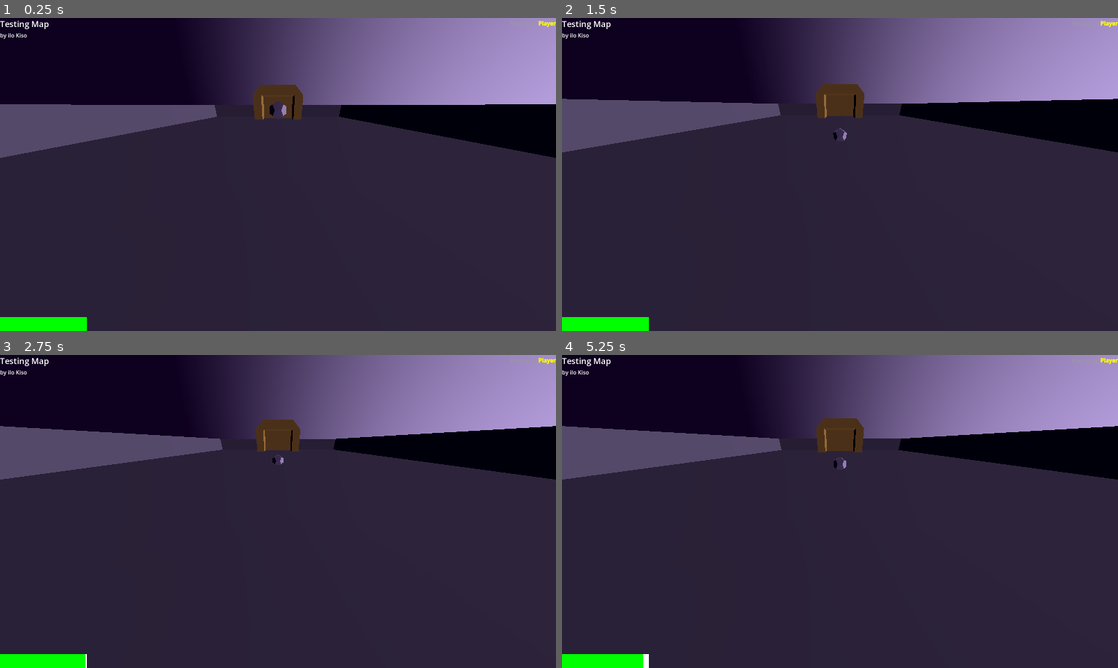
Above: before the commit, frames 1-4 (two rows, left to right).
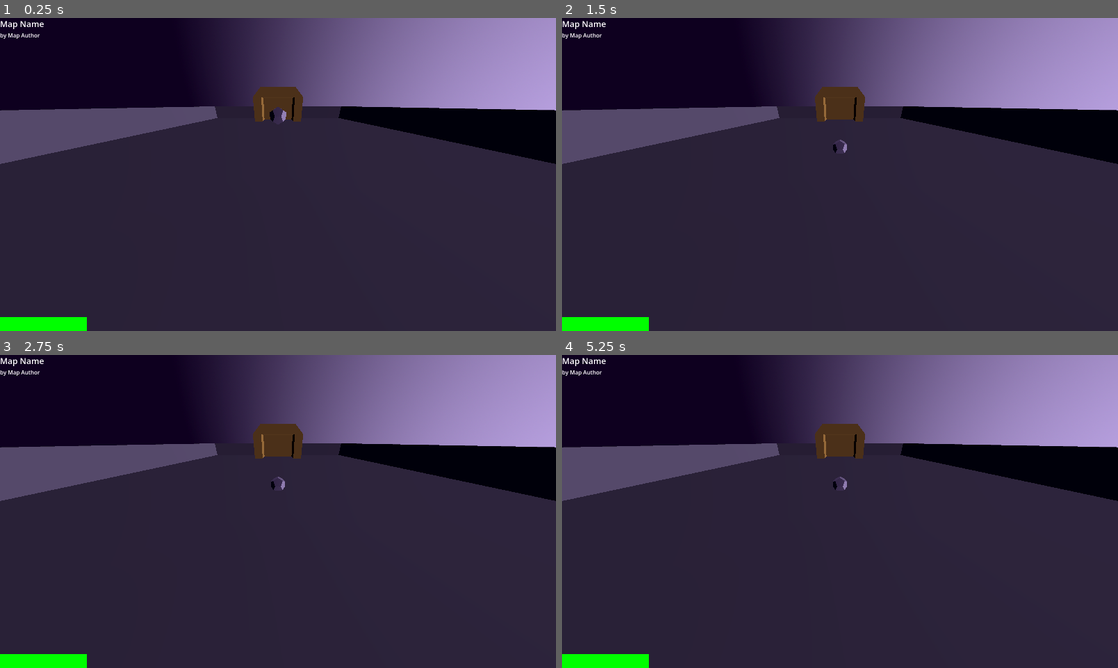
Above: after the commit, the same moments.

Repository: Matto58/dodecahedronfootball
Game: Godot game, scene res://maps/testmap.tscn
Two runs of this game, one before a commit and one after it. Both use one fixed random seed, a clock stepped at 60 frames per second and the inputs below. This scene is started directly instead of the project's main scene.
Inputs:
- Up to frame 1 (0.25 s): no input
- Up to frame 2 (1.5 s): hold D (right) 0.53-1.28 s; hold Shift (sprint) 0.53-1.28 s; tap Enter at 1.25 s; hold S (backward) from 1.28 s (still down); tap Space (yump) at 1.35 s
- Up to frame 3 (2.75 s): release S (backward) at 2.03 s; hold D (right) from 2.03 s (still down); hold Shift (sprint) from 2.03 s (still down)
- Up to frame 4 (5.25 s): tap Space (yump) at 2.75, 2.85, 4.35 s; release D (right) at 2.78 s; release Shift (sprint) at 2.78 s; hold W (forward) 2.78-3.53 s; hold Shift (sprint) 3.53-4.28 s; hold A (left) 3.53-5.03 s; tap Enter at 4.25 s; hold S (backward) from 5.03 s (still down); hold Shift (sprint) from 5.03 s (still down)

The runs differ from the first frame. In frame 1, 2.3% of the frame differs, in the area x 0-100%, y 0-47%; in frame 2, 4.1%; in frame 3, 7.4%; in frame 4, 7.4%, in the area x 0-100%, y 0-100%.
Error after the commit: Parse Error: Could not find type "PlayerHUD" in the current scope. (res://scripts/player.gd:13)

Commit message:
add better way to play goal animation, remove hud class since it was only necessary to play goal animation, make goal work for yellow goal too

Diff:
--- a/maps/testmap.tscn
+++ b/maps/testmap.tscn
@@ -99,11 +99,9 @@
 [node name="CollisionShape3D" type="CollisionShape3D" parent="oob detector" unique_id=742437213]
 shape = SubResource("BoxShape3D_8vdae")
 
-[node name="goalpurple" parent="." unique_id=9225472 node_paths=PackedStringArray("players") instance=ExtResource("5_7jtoi")]
+[node name="goalpurple" parent="." unique_id=9225472 instance=ExtResource("5_7jtoi")]
 transform = Transform3D(-4.371139e-08, 0, -1, 0, 1, 0, 1, 0, -4.371139e-08, -18.5, 0, 0)
-players = [NodePath("../player")]
 
-[node name="goalyellow" parent="." unique_id=146667370 node_paths=PackedStringArray("players") instance=ExtResource("5_7jtoi")]
+[node name="goalyellow" parent="." unique_id=146667370 instance=ExtResource("5_7jtoi")]
 transform = Transform3D(-4.371139e-08, 0, 1, 0, 1, 0, -1, 0, -4.371139e-08, 18.5, 0, 0)
 isYellow = true
-players = [NodePath("../player")]
--- a/scenes/hud.tscn
+++ b/scenes/hud.tscn
@@ -1,7 +1,6 @@
 [gd_scene format=3 uid="uid://6glcw70ftxdt"]
 
 [ext_resource type="Animation" uid="uid://c8mfk61sdi6bb" path="res://anims/goal.tres" id="1_ahhtf"]
-[ext_resource type="Script" uid="uid://cpcmu1pwi2veb" path="res://scripts/classes/hud.gd" id="1_oo0fn"]
 
 [sub_resource type="SystemFont" id="SystemFont_onrkg"]
 font_names = PackedStringArray("Comic Sans MS")
@@ -75,8 +74,6 @@
 anchors_preset = 0
 offset_right = 40.0
 offset_bottom = 40.0
-script = ExtResource("1_oo0fn")
-metadata/_custom_type_script = "uid://cpcmu1pwi2veb"
 
 [node name="AnimationPlayer" type="AnimationPlayer" parent="." unique_id=535505855]
 libraries/ = SubResource("AnimationLibrary_ahhtf")
--- a/scripts/classes/goal.gd
+++ b/scripts/classes/goal.gd
@@ -7,7 +7,6 @@
 @export var isYellow: bool = false
 @export var purpleMaterial: StandardMaterial3D
 @export var yellowMaterial: StandardMaterial3D
-@export var players: Array[Player]
 
 var onGoalScore: Signal
 
@@ -18,10 +17,6 @@
 		if body.name != "ball": return
 		print("firing off! ball has entered goal enter area")
 		if not canScoreBall: return
-		for p in players:
-			# reverse colors - if someone scores into the purple goal, we wanna show the goal counts to the yellow team and vice versa
-			p.hud.goalLabel.label_settings.font_color = Color(0.5, 0, 1) if isYellow else Color(1, 1, 0)
-			p.hud.animationPlayer.play("goal")
 		canScoreBall = false
 		onGoalScore.emit(isYellow)
 	)
--- a/scripts/classes/hud.gd
+++ /dev/null
@@ -1,11 +0,0 @@
-extends Control
-
-class_name PlayerHUD
-
-@export_group("Programatically set values")
-@export var animationPlayer: AnimationPlayer
-@export var goalLabel: Label
-
-func _ready() -> void:
-	animationPlayer = $AnimationPlayer
-	goalLabel = $goallabel
--- a/scripts/map_logic.gd
+++ b/scripts/map_logic.gd
@@ -7,13 +7,17 @@
 	$ball.linear_velocity = Vector3.ZERO
 	$ball.global_position = $"ball reset point".global_position
 
+func onGoal(yello: bool):
+	if yello: scoreYellow += 1
+	else: scorePurple += 1
+	$player/Camera3D/HUD/goalLabel.label_settings.font_color = Color(1, 1, 0) if yello else Color(0.5, 0, 1)
+	$player/Camera3D/HUD/AnimationPlayer.play("goal")
+
 # Called when the node enters the scene tree for the first time.
 func _ready() -> void:
 	resetBall()
-	$goalpurple.onGoalScore.connect(func(yello):
-		if yello: scoreYellow += 1
-		else: scorePurple += 1
-	)
+	$goalpurple.onGoalScore.connect(onGoal)
+	$goalyellow.onGoalScore.connect(onGoal)
 	$player.nickname = Settoing.activeInstance.nickname
 	$player.isYellow = randf() >= 0.5
 	$player.initPlayerNickInHUD()
Not shown, removed: scripts/classes/hud.gd.uid
